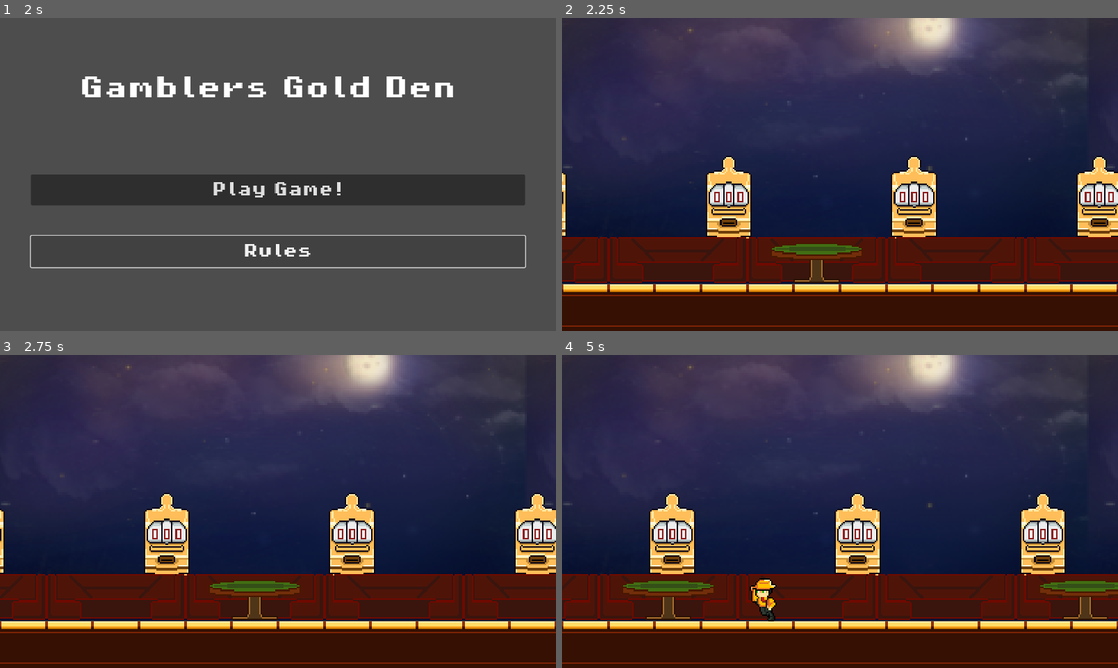
Above: before the commit, frames 1-4 (two rows, left to right).
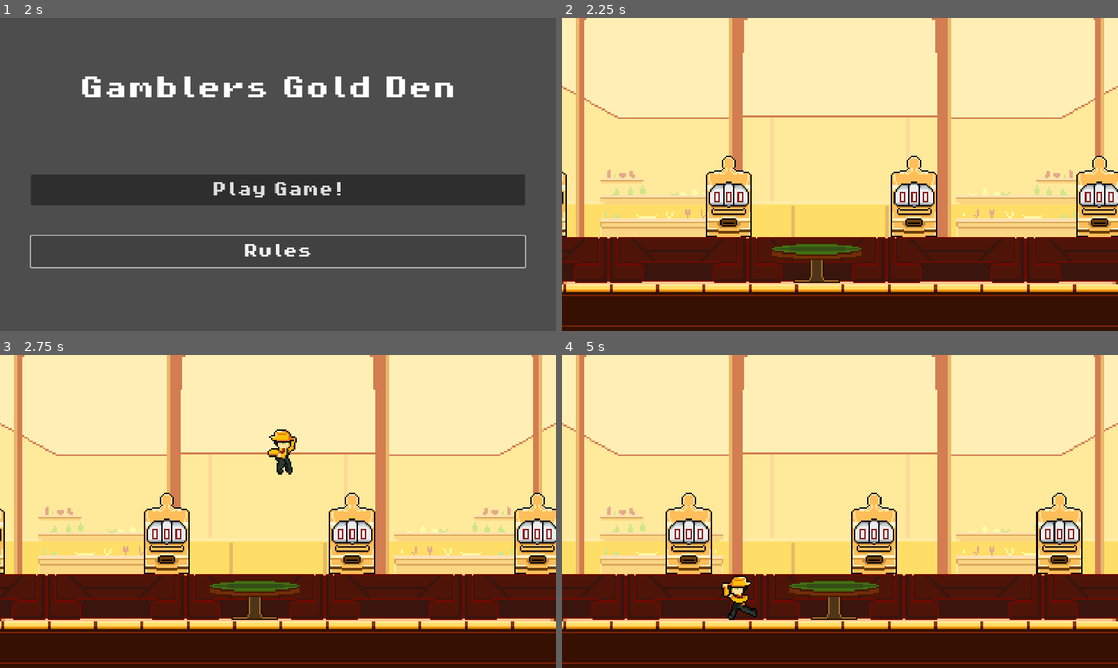
Above: after the commit, the same moments.

Repository: Ruilesser/GamePop
Game: Godot game, scene res://scenes/game/Start_Menu.tscn
Same seed, same stepped clock (60 frames per second), same inputs: the game is played once before the commit and once after it.
Inputs:
- Up to frame 1 (2 s): click "Rules" at 0.5 s; click "Go Back" at 1.25 s
- Up to frame 2 (2.25 s): click "Play Game!" at 2 s
- Up to frame 3 (2.75 s): no input
- Up to frame 4 (5 s): tap Enter (ui_accept) at 2.75, 3.02, 3.77 s; hold Right (ui_right) 2.78-4.28 s; hold Left (ui_left) from 4.28 s (still down)

Frame 1 is identical in both runs. In frame 2, 65% of the frame differs, in the area x 0-100%, y 0-88%; in frame 3, 65%; in frame 4, 74%.

Commit message:
new new new background

Diff:
--- a/scenes/game/Game.tscn
+++ b/scenes/game/Game.tscn
@@ -1,11 +1,11 @@
 [gd_scene load_steps=9 format=4 uid="uid://wl11sgkxst1s"]
 
-[ext_resource type="Texture2D" uid="uid://cihu3qwi3nwtr" path="res://assets/backgrounds/full_moon.png" id="1_6lqnc"]
 [ext_resource type="Texture2D" uid="uid://l775mx6sdw0l" path="res://assets/tilesets/Tile_set.png" id="2_kvqbu"]
 [ext_resource type="PackedScene" uid="uid://dud8oki321fc6" path="res://scenes/player/Player.tscn" id="3_c4gvi"]
 [ext_resource type="Script" path="res://scenes/game/player_follow.gd" id="3_u4hmd"]
 [ext_resource type="Texture2D" uid="uid://bvcgw644gve8g" path="res://assets/backgrounds/Parallax_1.png" id="5_qk776"]
 [ext_resource type="Texture2D" uid="uid://cpuvlwwr7a7vs" path="res://assets/backgrounds/Parallax_2.png" id="6_wriqj"]
+[ext_resource type="Texture2D" uid="uid://cw5e86se5b55a" path="res://assets/backgrounds/BG.png" id="7_6axsi"]
 
 [sub_resource type="TileSetAtlasSource" id="TileSetAtlasSource_kwctc"]
 texture = ExtResource("2_kvqbu")
@@ -357,29 +357,14 @@
 
 [node name="Camera2D" type="Camera2D" parent="."]
 position = Vector2(576, 323)
-offset = Vector2(0, 177)
 zoom = Vector2(3, 3)
 script = ExtResource("3_u4hmd")
 player = NodePath("../Player")
 
 [node name="TileMapLayer" type="TileMapLayer" parent="Camera2D"]
-position = Vector2(-576, -323)
+position = Vector2(-574, -500)
 tile_map_data = PackedByteArray("AAASABIAAQABAAAAAAATABIAAQABAAAAAAAUABIAAQABAAAAAAAVABIAAQABAAAAAAAjABQAAQAAAAQAAAAiAB …(1664 unchanged characters)…
 tile_set = SubResource("TileSet_7ve3i")
-
-[node name="TextureRect" type="TextureRect" parent="Camera2D"]
-visible = false
-z_index = -2
-anchors_preset = 15
-anchor_right = 1.0
-anchor_bottom = 1.0
-offset_left = -576.0
-offset_top = -323.0
-offset_right = 580.0
-offset_bottom = 329.0
-grow_horizontal = 2
-grow_vertical = 2
-texture = ExtResource("1_6lqnc")
 
 [node name="Player" parent="." instance=ExtResource("3_c4gvi")]
 position = Vector2(64, 71)
@@ -409,8 +394,9 @@
 scale = Vector2(1.5, 1.5)
 scroll_scale = Vector2(0, 0)
 scroll_offset = Vector2(-200, 421)
-repeat_size = Vector2(250, 0)
+repeat_size = Vector2(320, 0)
 
 [node name="botom" type="Sprite2D" parent="Node/Parallax2D3"]
-position = Vector2(506, -85)
-texture = ExtResource("1_6lqnc")
+position = Vector2(517.333, -57.3333)
+scale = Vector2(0.8, 0.8)
+texture = ExtResource("7_6axsi")
--- a/scenes/game/player_follow.gd
+++ b/scenes/game/player_follow.gd
@@ -18,11 +18,8 @@
 	var delta_position = global_position.x -player_node.global_position.x
 	if (66>abs(delta_position) and abs(delta_position) >= 50):
 		global_position.x += (abs(delta_position) - 66)/30 * sign(player_node.velocity.x)
-		print("middle left/right")
 	elif (abs(delta_position)>66):
 		global_position.x = player_node.global_position.x - 66* sign(player_node.velocity.x)
-		print("edge")
 	if (player_node.movement_state == 0 and abs(delta_position) >= 33):
 		print(player_node.direction)
 		global_position.x = move_toward(global_position.x,player_node.global_position.x - 33,2)
-		print("not moving")
Binary file added: assets/backgrounds/BG.png
Not shown, added: assets/backgrounds/BG.png.import
